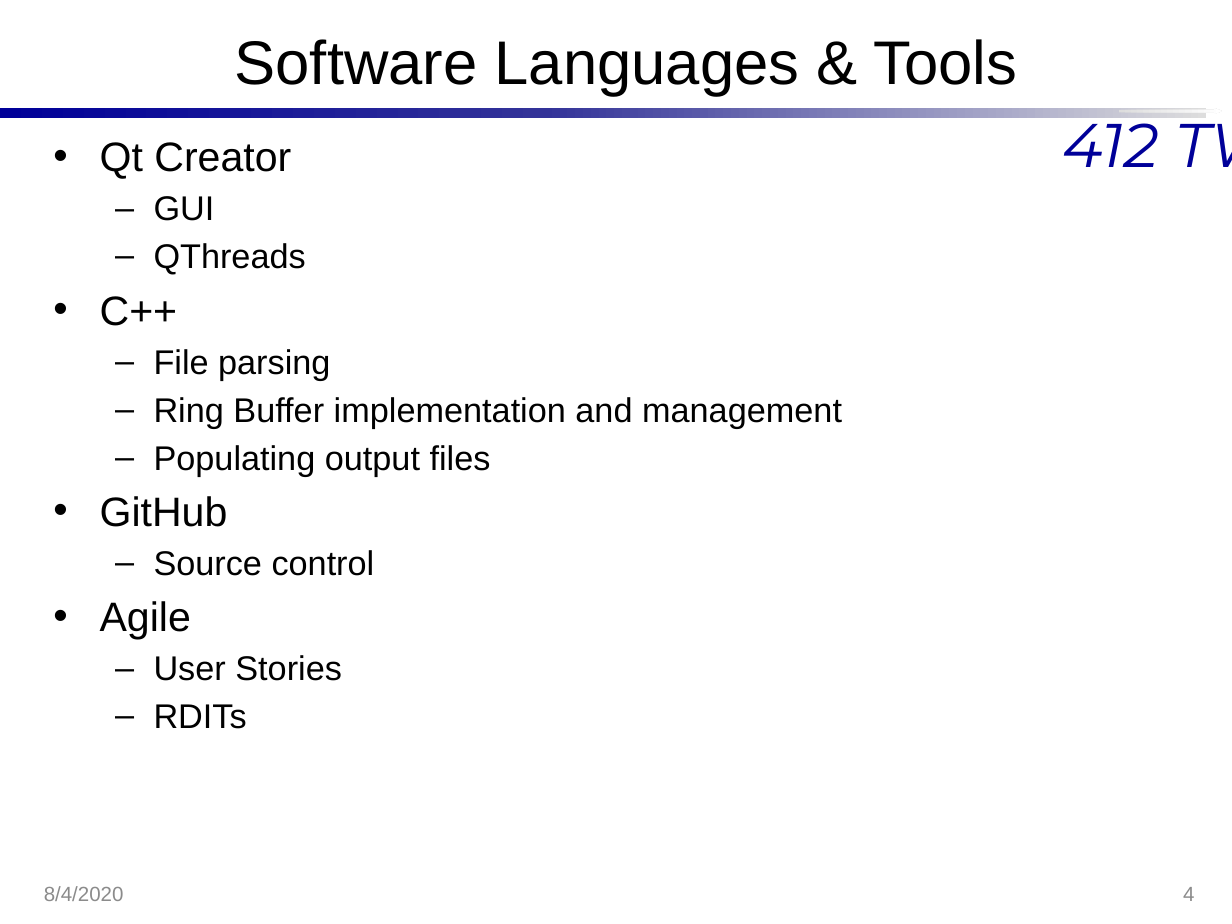
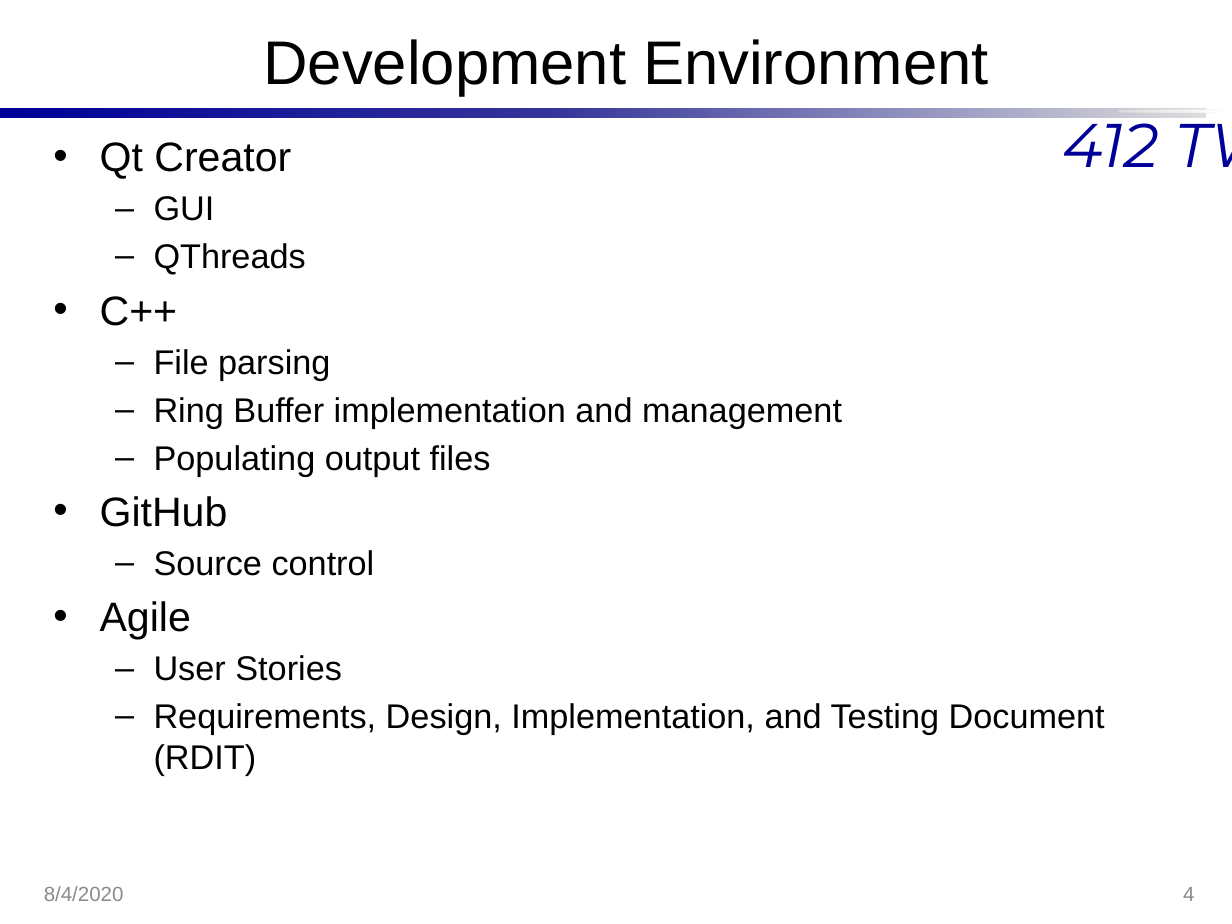
Before and after one commit to Hannsel101/PCIP_Intern_Proj_1, a slide deck: slide 4 of BestXYZ_Presentation.pptx. Drawn at 1232x924 pixels with LibreOffice and Linux fonts; fonts in the diff are those of the drawing; background and template pictures are left out. Boxes give left, top, right and bottom in pixels: in the first picture for what was removed or moved away, otherwise in the second. Text is boxed around its words. In the diff, an @@ line names an element or a change of style, - is before the commit and + after.

```diff
--- a/BestXYZ_Presentation.pptx
+++ b/BestXYZ_Presentation.pptx
@@ title at <box>263,39,989,96</box>: text changed @@
-Software Languages & Tools
+Development Environment
@@ text at <box>154,703,1105,776</box>: text changed @@
-  – RDITs
+  – Requirements, Design, Implementation, and Testing Document (RDIT)
```
Also in this commit, not shown: 5 other slides changed, 1 slide added.
